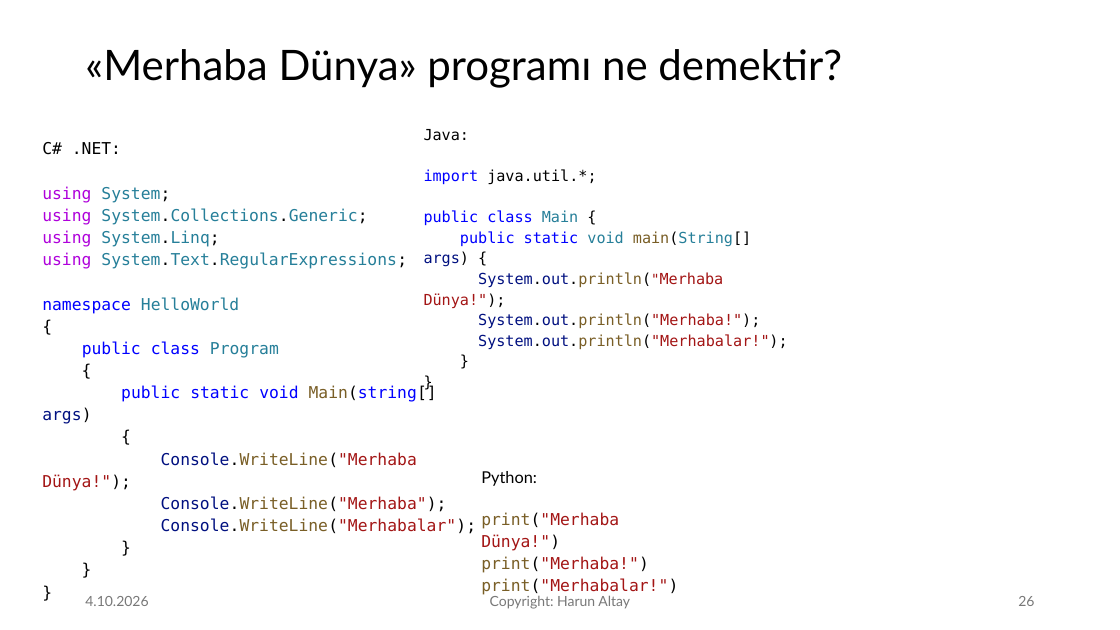
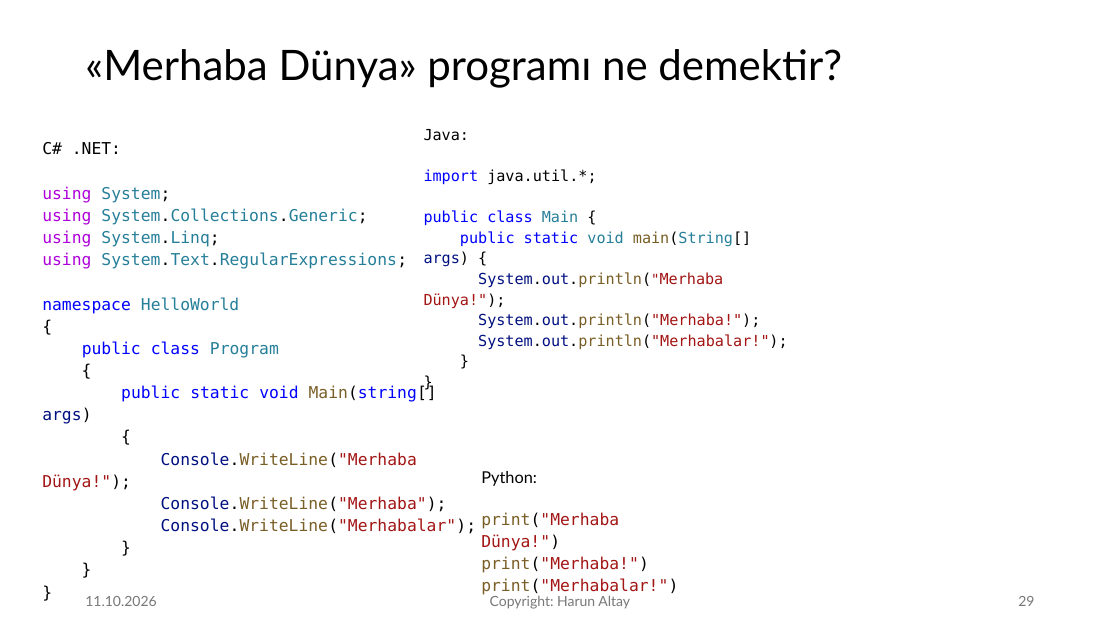
Before and after one commit to harunaltay/harunaltay.github.io, a slide deck: slide 29 of prog-diller/yazilim-sunum/Yazilim-Programlama-Dilleri-Giris.pptx (slide 26 before the commit). Drawn at 1120x630 pixels with LibreOffice and Linux fonts; fonts in the diff are those of the drawing. Boxes give left, top, right and bottom in pixels: in the first picture for what was removed or moved away, otherwise in the second. Text is boxed around its words. In the diff, an @@ line names an element or a change of style, - is before the commit and + after.

```diff
--- a/prog-diller/yazilim-sunum/Yazilim-Programlama-Dilleri-Giris.pptx
+++ b/prog-diller/yazilim-sunum/Yazilim-Programlama-Dilleri-Giris.pptx
@@ text at [85, 596, 156, 606]: text changed @@
-4.10.2026
+11.10.2026
@@ page number at [1018, 596, 1034, 606]: text changed @@
-26
+29
```
Also in this commit, not shown: 55 other slides changed, 3 slides added, 1 other file.
